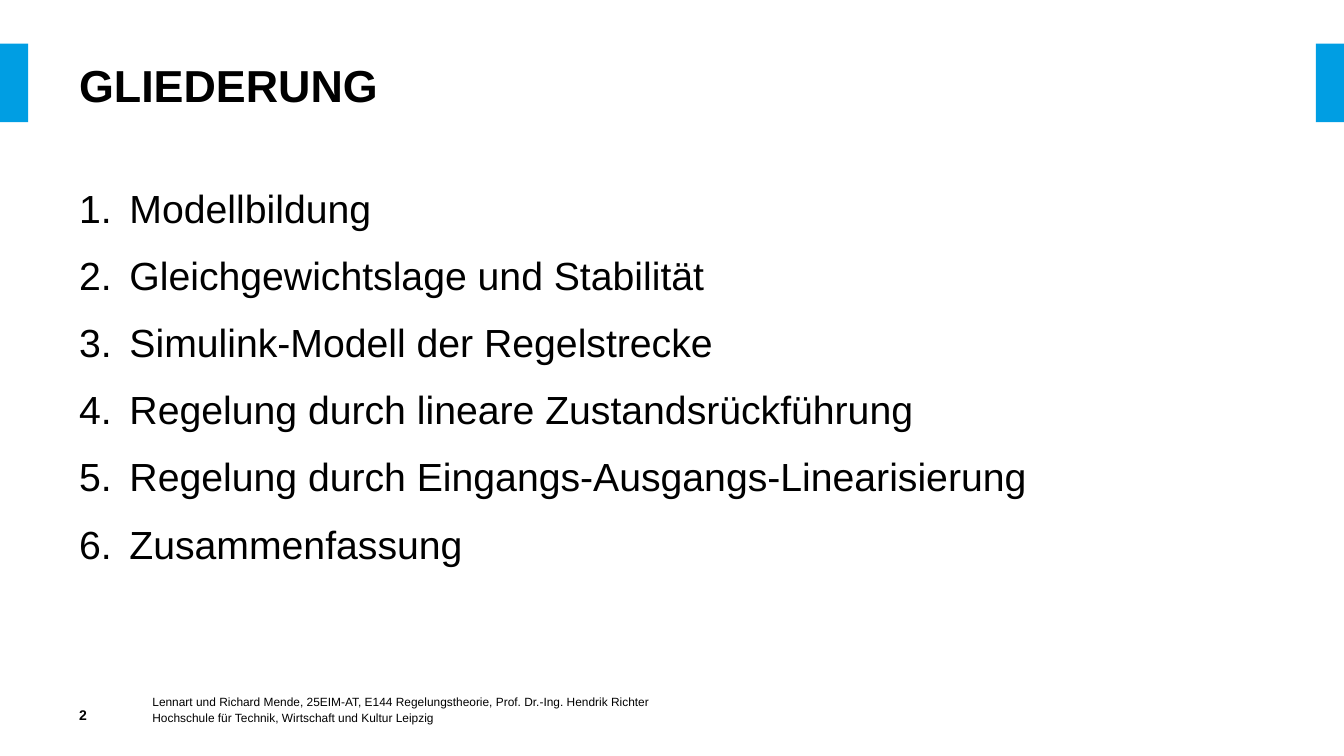
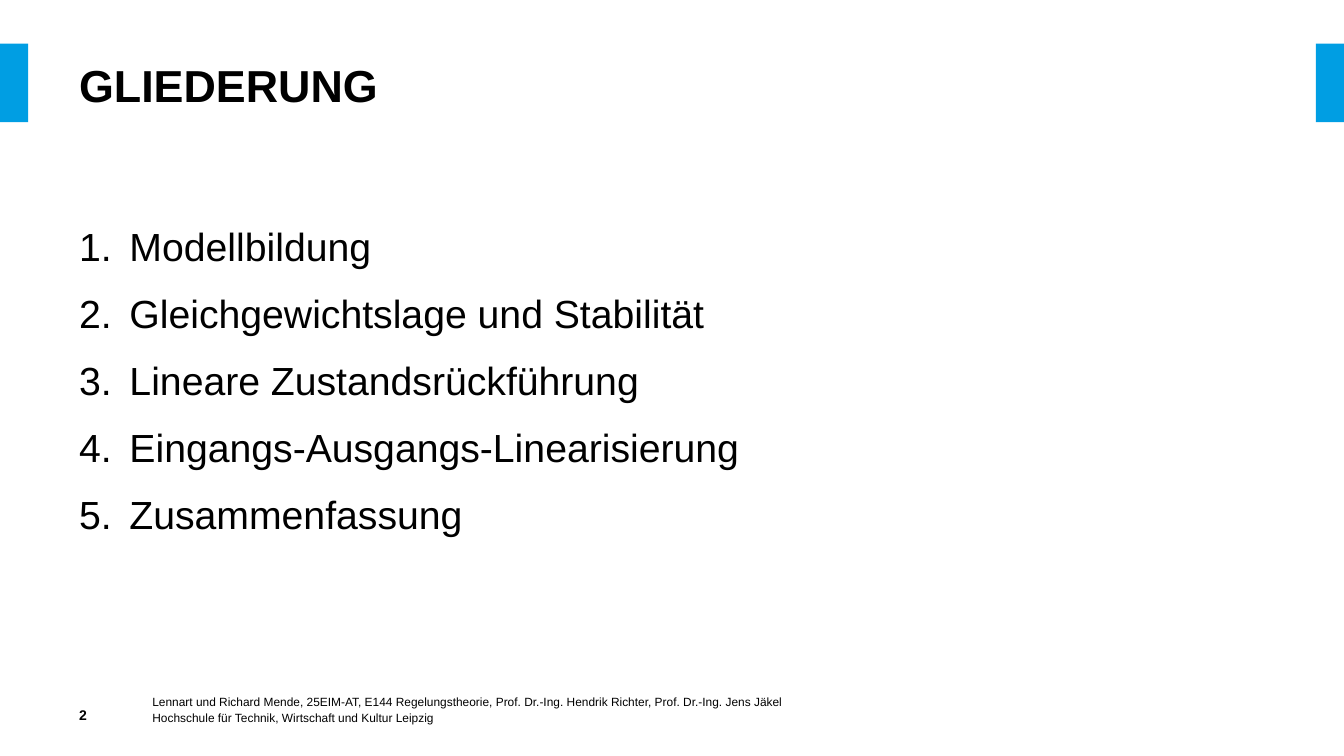
Before and after one commit to LennartMende/ColpittsOscillator, a slide deck: slide 2 of Präsentationen/Abschlusspräsentation.pptx. Drawn at 1344x756 pixels with LibreOffice and Linux fonts; fonts in the diff are those of the drawing; background and template pictures are left out. Boxes give left, top, right and bottom in pixels: in the first picture for what was removed or moved away, otherwise in the second. Text is boxed around its words. In the diff, an @@ line names an element or a change of style, - is before the commit and + after.

```diff
--- a/Präsentationen/Abschlusspräsentation.pptx
+++ b/Präsentationen/Abschlusspräsentation.pptx
@@ text "Modellbildung": place and size @@
-text "Modellbildung" at [129,194,1027,567]
+text "Modellbildung" at [129,232,739,537]
@@ text at [129,366,739,470]: text changed @@
-3. Simulink-Modell der Regelstrecke
-4. Regelung durch lineare Zustandsrückführung
-5. Regelung durch Eingangs-Ausgangs-Linearisierung
+3. Lineare Zustandsrückführung
+4. Eingangs-Ausgangs-Linearisierung
@@ text at [152,697,782,709]: text changed @@
-Lennart und Richard Mende, 25EIM-AT, E144 Regelungstheorie, Prof. Dr.-Ing. Hendrik Richter
+Lennart und Richard Mende, 25EIM-AT, E144 Regelungstheorie, Prof. Dr.-Ing. Hendrik Richter, Prof. Dr.-Ing. Jens Jäkel
```
Also in this commit, not shown: 14 other slides changed, 2 slides added, 1 other file.
